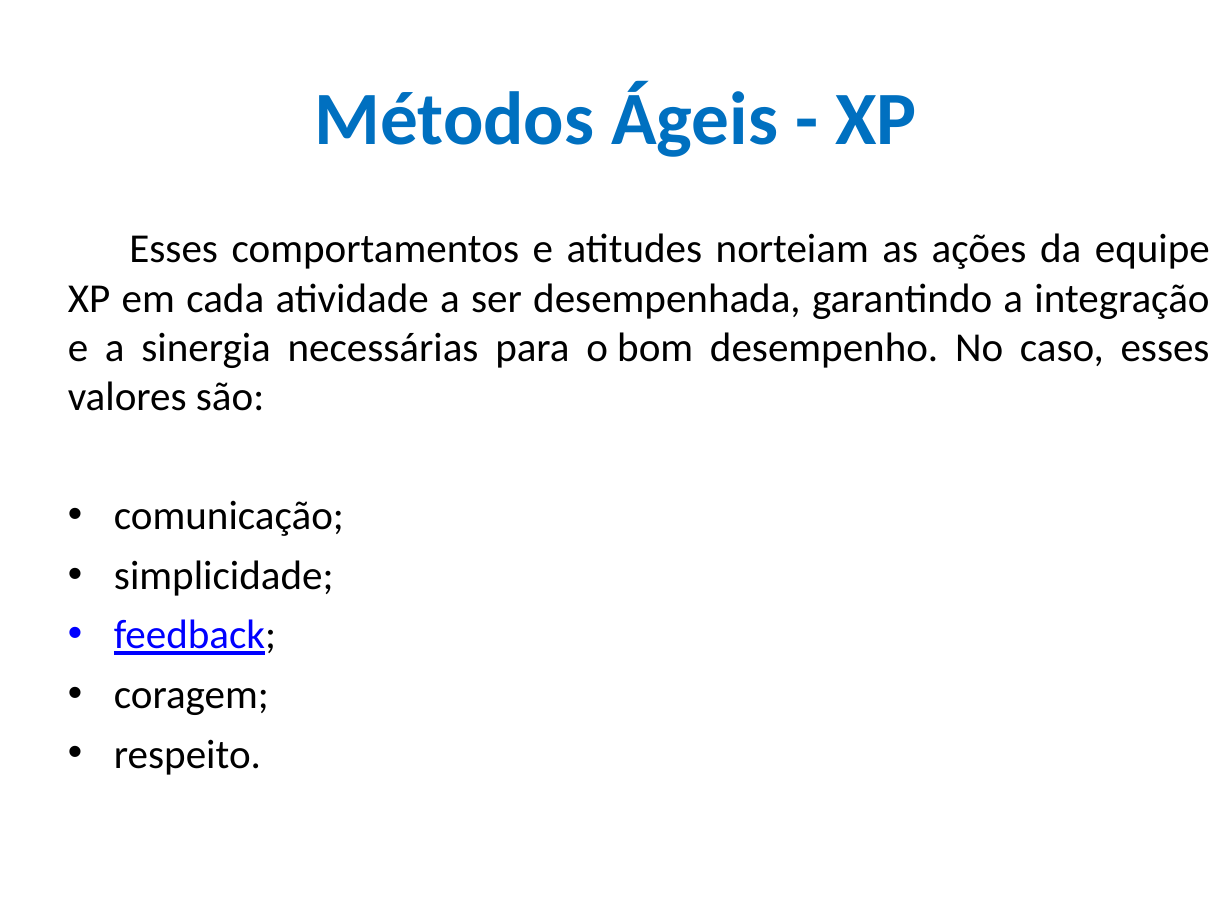
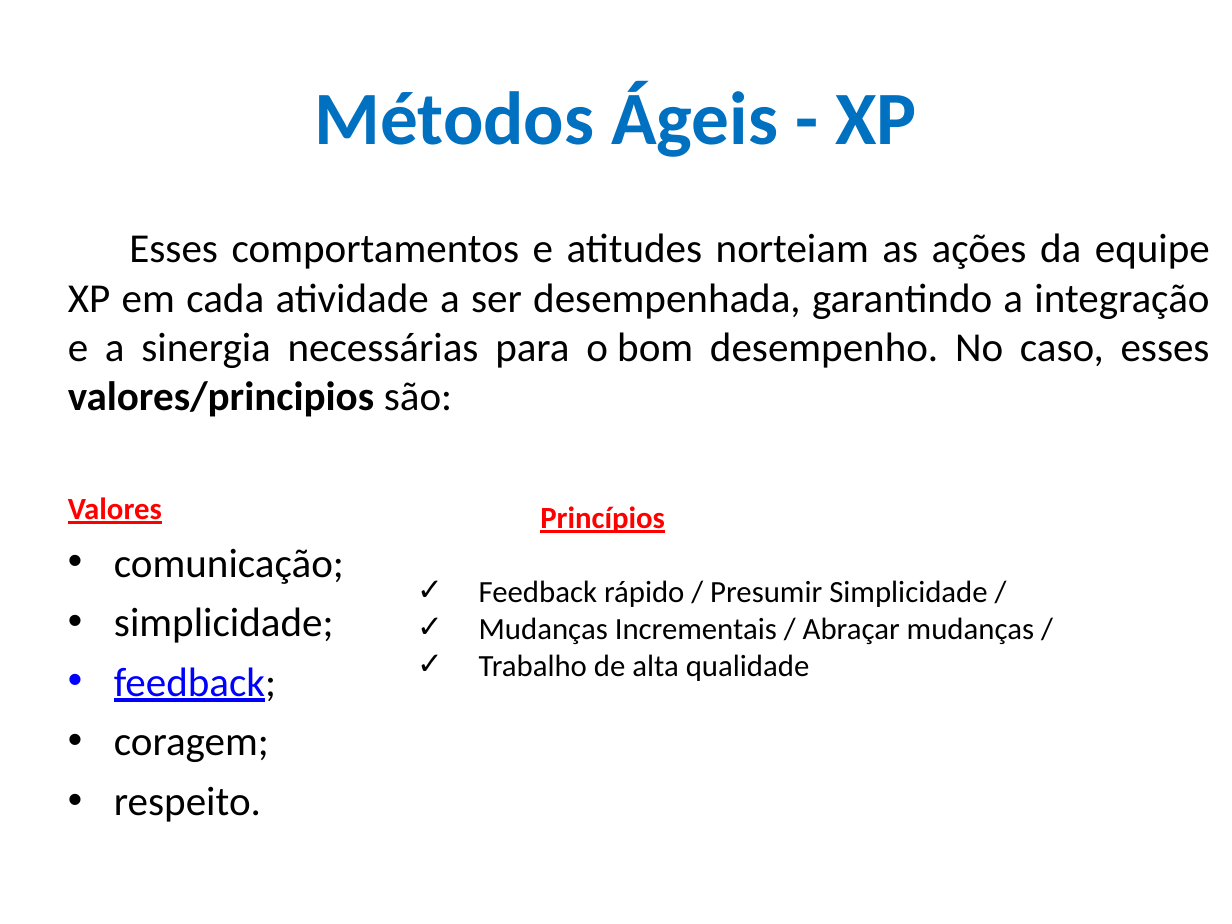
Before and after one commit to CloudEducationBrazil/WydenEngenhariaDeSoftware, a slide deck: slide 24 of 01 Classes/Aulas 01 e 02 Conceitos Eng. Soft e Métodos Ágeis.pptx. Drawn at 1232x924 pixels with LibreOffice and Linux fonts; fonts in the diff are those of the drawing; background and template pictures are left out. Boxes give left, top, right and bottom in pixels: in the first picture for what was removed or moved away, otherwise in the second. Text is boxed around its words. In the diff, an @@ line names an element or a change of style, - is before the commit and + after.

```diff
--- a/01 Classes/Aulas 01 e 02 Conceitos Eng. Soft e Métodos Ágeis.pptx
+++ b/01 Classes/Aulas 01 e 02 Conceitos Eng. Soft e Métodos Ágeis.pptx
@@ text at [68, 233, 1210, 524]: text changed @@
-Esses comportamentos e atitudes norteiam as ações da equipe XP em cada atividade a ser desempenhada, garantindo a integração e a sinergia necessárias para o bom desempenho. No caso, esses valores são:
+Esses comportamentos e atitudes norteiam as ações da equipe XP em cada atividade a ser desempenhada, garantindo a integração e a sinergia necessárias para o bom desempenho. No caso, esses valores/principios são:
+Valores
@@ text added at [479, 506, 1034, 681], 18 pt, text #000000 @@
+Princípios
+✓ Feedback rápido / Presumir Simplicidade /
+✓ Mudanças Incrementais / Abraçar mudanças /
+✓ Trabalho de alta qualidade
```
Also in this commit, not shown: 9 other slides changed, 1 other file.
